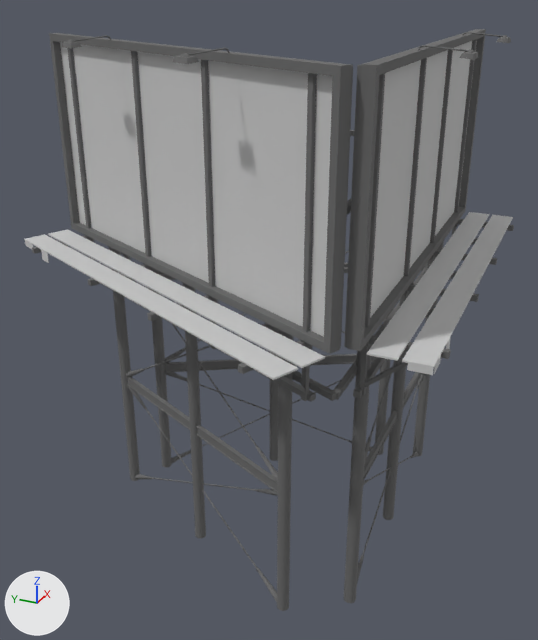
The FBX model Assets/Models/Enviroment/Road_decor/Sighn1.fbx as it was, and as the next commit left it.
Camera for both pictures: a 50 mm lens placed at (-7.31, -11.06, 8.28), pointed at (2.33, -6.72, 3.46). Every picture has the same lights, and +X, +Y and +Z are marked at lower left. Where no turn or scale is listed for an object, it has been applied to the vertices.

In view in the first picture: 'SP_TNR_BillboardBig_1'.
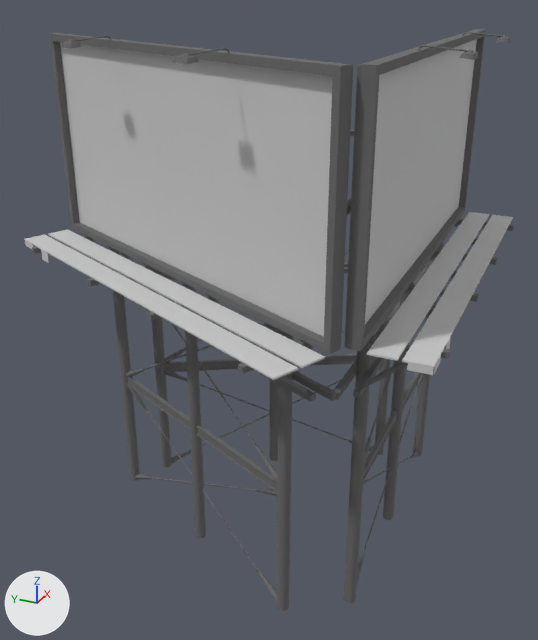
Scene script edits in JSON lines:
```json
{"block": "me_mesh", "where": "# used by ob_sp_tnr_billboardbig_1; location = (3.04, -7.47, 3.78)"}
{"op": "remove", "block": "me_mesh", "code": "me_mesh.from_pydata(...)  # 1244 vertices, 1740 faces; spans x -4.17..2.77, y -2.39..4.58, z -3.83..3.83"}
{"op": "add", "block": "me_mesh", "code": "me_mesh.from_pydata(...)  # 1180 vertices, 1660 faces; spans x -4.17..2.77, y -2.39..4.58, z -3.83..3.83"}
{"block": "me_mesh", "change": "me_mesh part 1: 8 loose pieces with 64 vertices, spanning x -3.2..2.35, y -1.44..3.82, z -0.04..3.73, are deleted"}
```

Changed parts and their boxes (x1, y1, x2, y2) in the pictures (538 x 640 px):
```json
{"part": 1, "of": "me_mesh", "change": "deleted", "before": [67, 39, 477, 401]}
```
